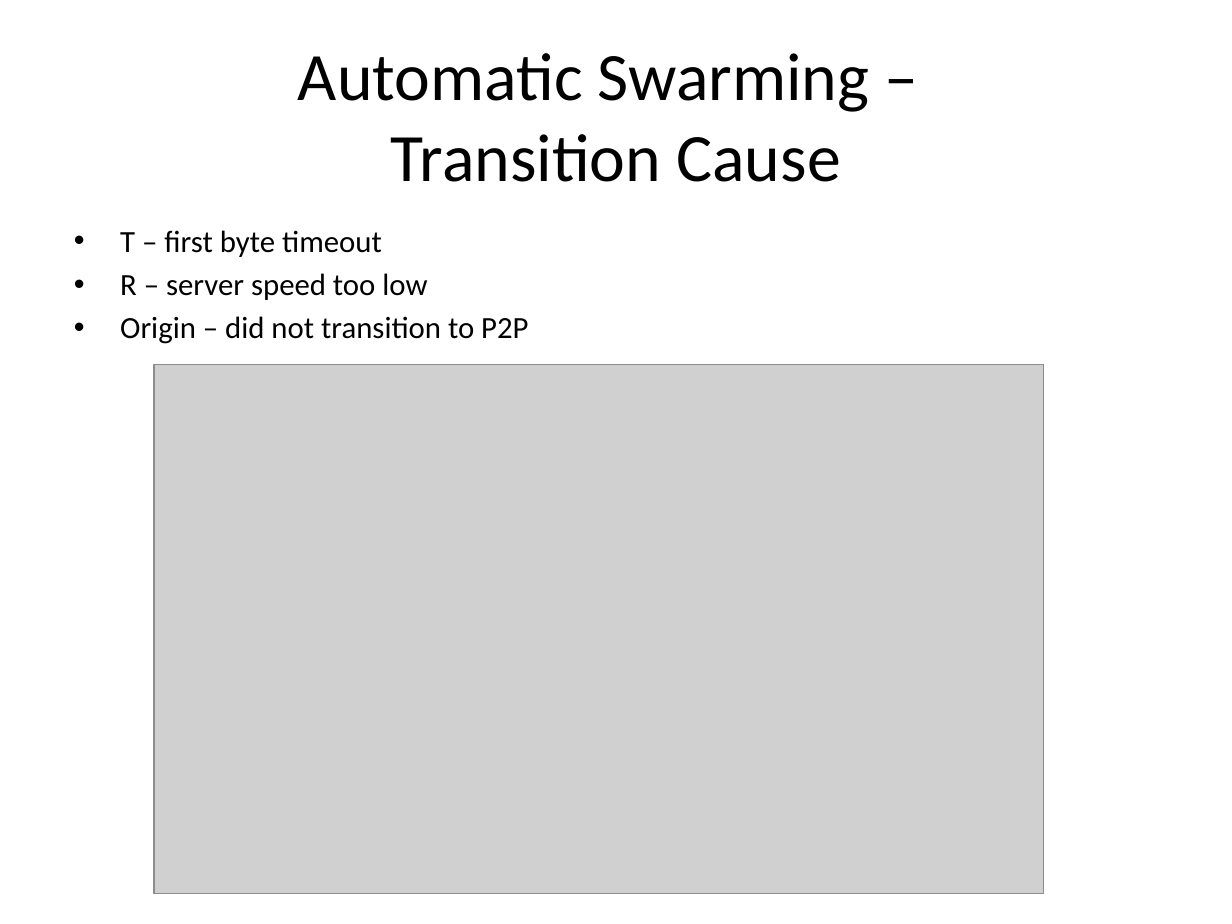
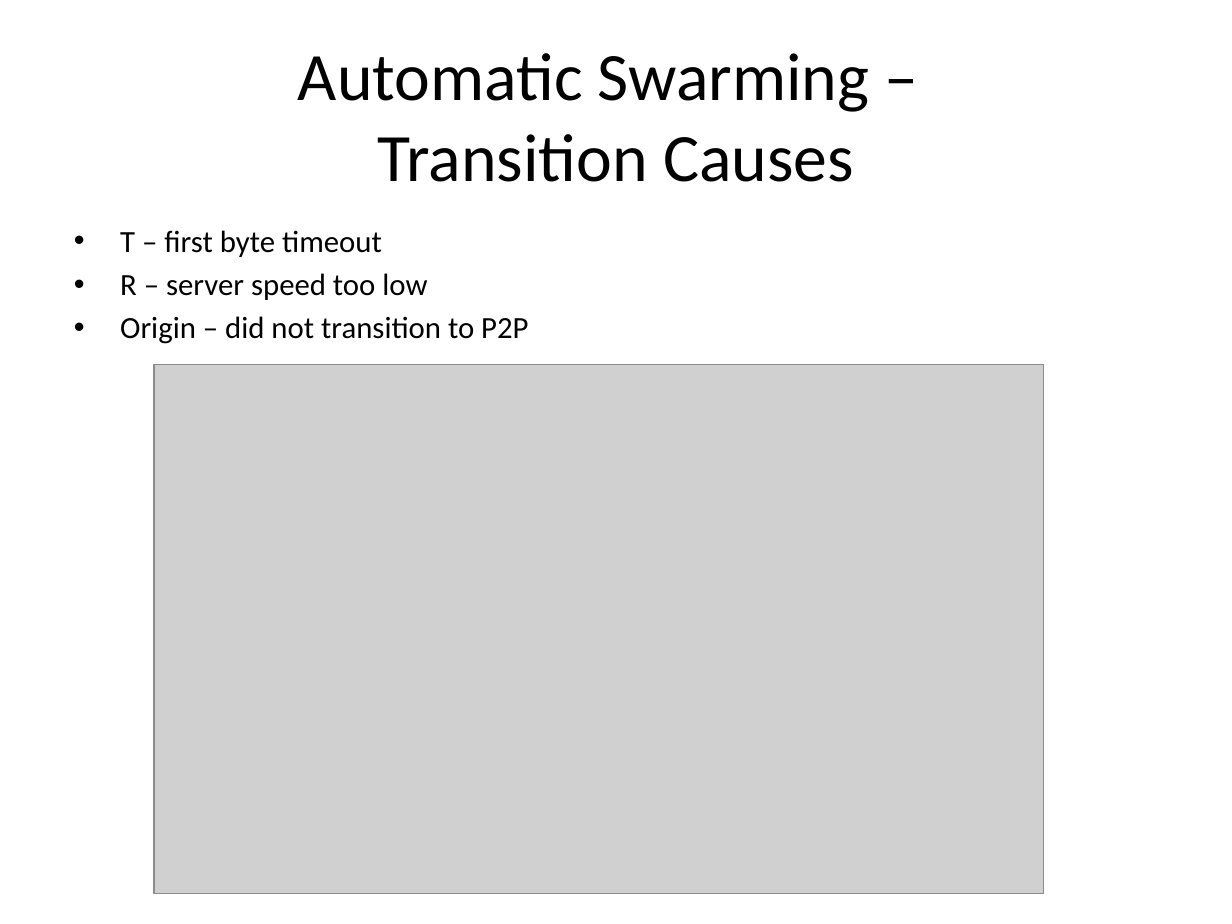
Before and after one commit to rdp/p2pwebclient, a slide deck: slide 22 of thesis_presentation/How to Make the Internet Faster.pptx. Drawn at 1232x924 pixels with LibreOffice and Linux fonts; fonts in the diff are those of the drawing; grey boxes stand for pictures. Boxes give left, top, right and bottom in pixels: in the first picture for what was removed or moved away, otherwise in the second. Text is boxed around its words. In the diff, an @@ line names an element or a change of style, - is before the commit and + after.

```diff
--- a/thesis_presentation/How to Make the Internet Faster.pptx
+++ b/thesis_presentation/How to Make the Internet Faster.pptx
@@ title at [298, 53, 869, 182]: text changed @@
-Automatic Swarming –
-Transition Cause
+Automatic Swarming –
+Transition Causes
```
Also in this commit, not shown: 6 other slides changed, 1 slide added.
